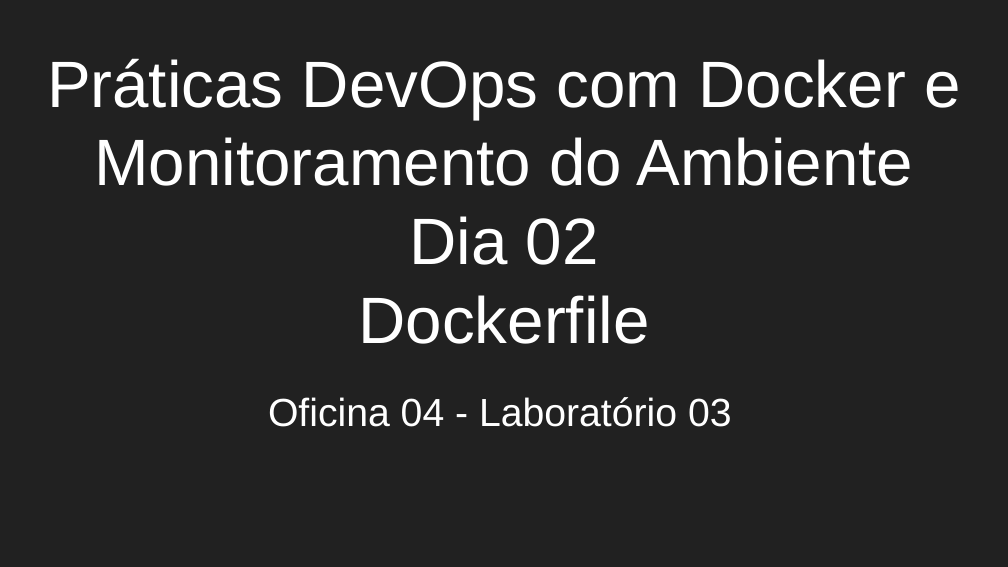
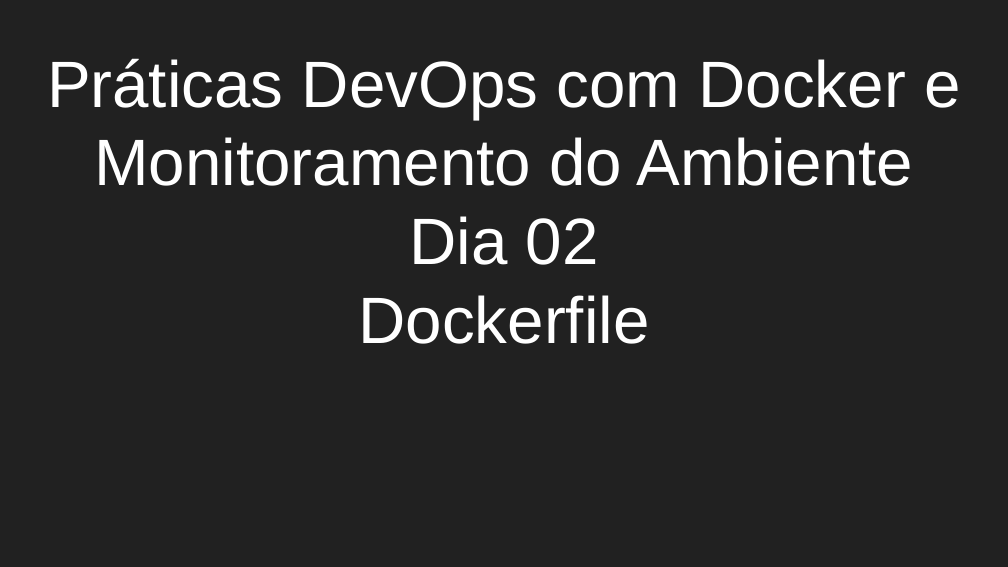
Before and after one commit to Gabrielgsn30/seminarios-docker-monitoramento, a slide deck: slide 1 of DIA02/Práticas DevOps com Docker e Monitoramento do Ambiente Dia 02 Dockerfile.pptx. Drawn at 1008x567 pixels with LibreOffice and Linux fonts; fonts in the diff are those of the drawing. Boxes give left, top, right and bottom in pixels: in the first picture for what was removed or moved away, otherwise in the second. Text is boxed around its words. In the diff, an @@ line names an element or a change of style, - is before the commit and + after.

```diff
--- a/DIA02/Práticas DevOps com Docker e Monitoramento do Ambiente Dia 02 Dockerfile.pptx
+++ b/DIA02/Práticas DevOps com Docker e Monitoramento do Ambiente Dia 02 Dockerfile.pptx
@@ subtitle removed at [268, 397, 732, 427] @@
-Oficina 04 - Laboratório 03
```
Also in this commit, not shown: 10 other files.
